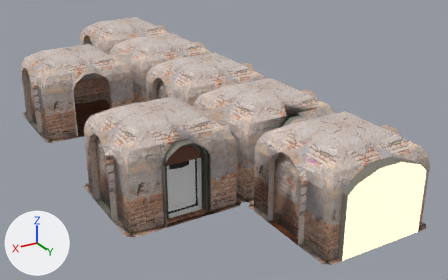
The FBX model Assets/Models/maze_module v2.fbx: old version first, new version second.
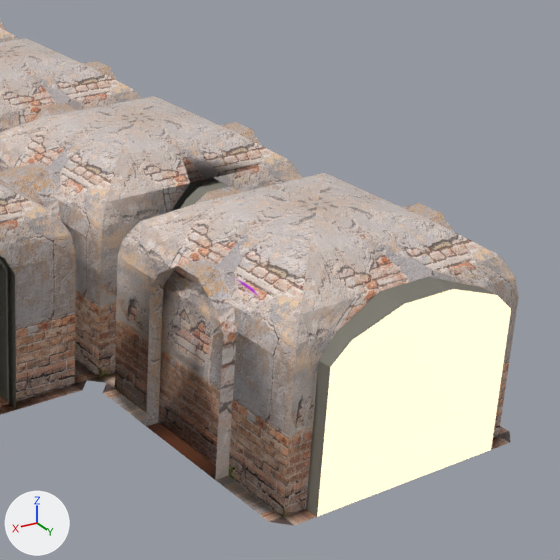
Old and new are each drawn whole from a 50 mm lens placed at (11.5, 20.54, 9.66), pointed at (0.2, 1.7, 0.25) and again close up on the part from 45% to 100% of the width and 13% to 100% of the height. Lighting does not change. The marker at lower left points along +X, +Y and +Z. Vertices at the same position are counted once.

The first close-up shows 'finish', 'loop', 'start', 'tunel'.
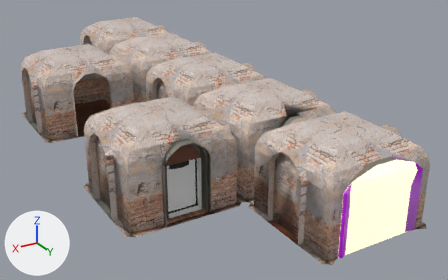
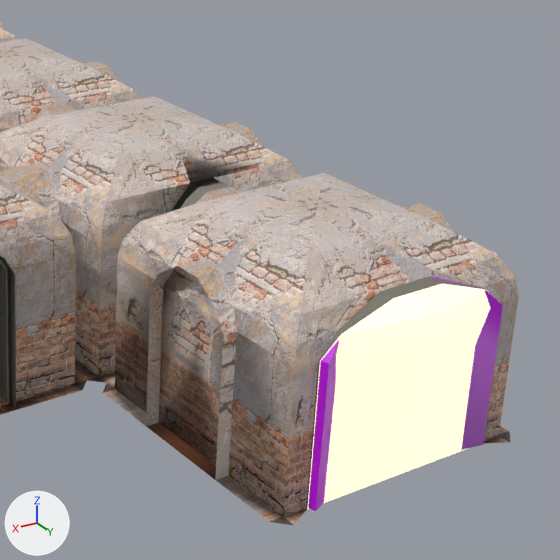
Boxes [x1, y1, x2, y2] around the edits, measured in the close-ups (560 x 560 px; the box of a moved part takes in the faces that stretch with it):
part 1 of me_torus_003, moved or reshaped (not visible before)
    after: [431, 277, 503, 450]
part 2 of me_torus_003, moved or reshaped
    before: [237, 277, 511, 525]
    after: [283, 277, 509, 525]

What changed in the scene script:
```text
Change me_torus_003:
    used by ob_start; location = (0.0, 8.0, 0.0)
    remove me_torus_003.from_pydata(...)  # 320 vertices, 318 faces; spans x -2.0..2.0, y -2.0..2.0, z 0.0..3.0
    add me_torus_003.from_pydata(...)  # 321 vertices, 318 faces; spans x -2.0..2.0, y -2.0..2.0, z 0.0..3.0
    me_torus_003 part 1: the loose piece of 12 vertices spanning x -1.69..-1.34, y 0.36..1.81, z 0.02..2.52 is turned 90.6 degrees about the z axis through its middle, then moved by (0.77, 0.62, 0.0)
    me_torus_003 part 2
    15 vertices are removed from x -1.45..1.65, y 0.31..2.0, z 0.0..2.52
    20 faces are deleted
    6 vertices in x -1.45..1.16, y 2.0, z 2.0..2.53 move by (0.0, -0.18, 0.0)
    1 vertex moves within x 1.45, y 1.8, z 2.0
    16 vertices are added at x -1.45..1.45, y 1.22..1.92, z 0.0..2.52
    8 new faces join them, mat_door_2 (purple #c300e7)
    7 new faces join them, mat_wall (picture img_wall_jpg)
    2 new faces join them, mat_floor (its picture is missing)
    3 new faces join them, mat_daylight (white #e7e7e7)
```
